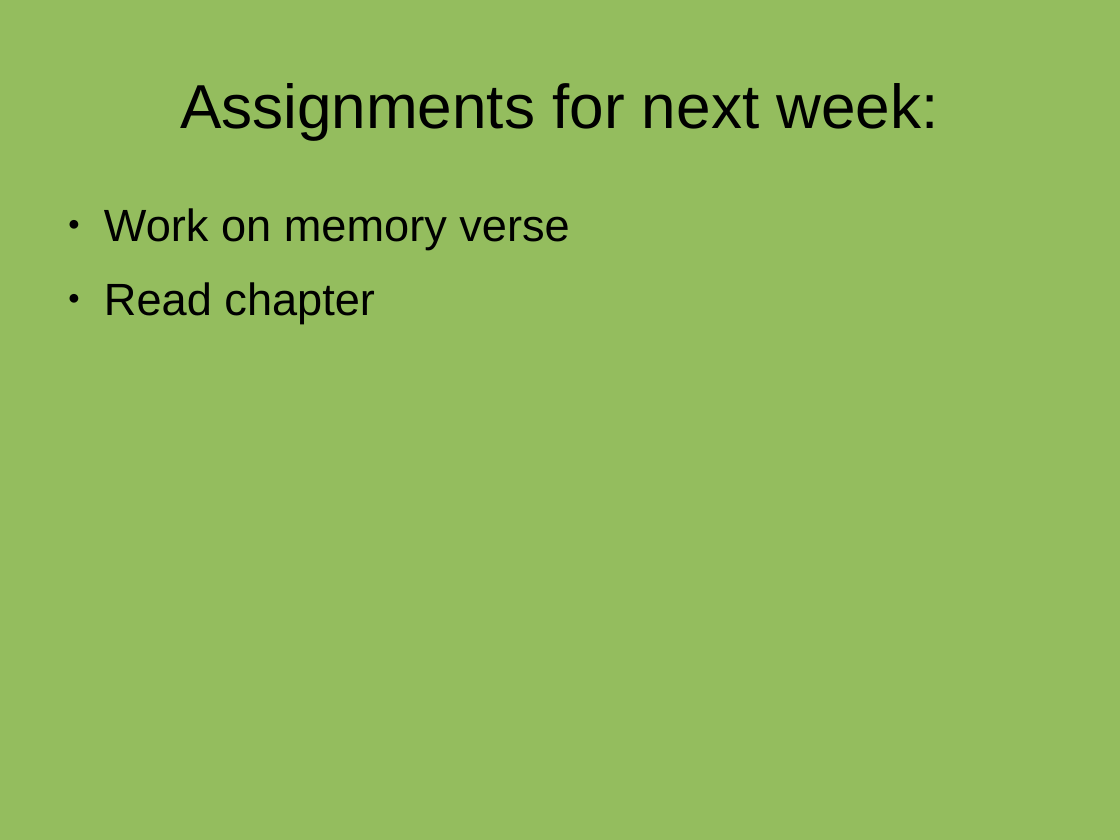
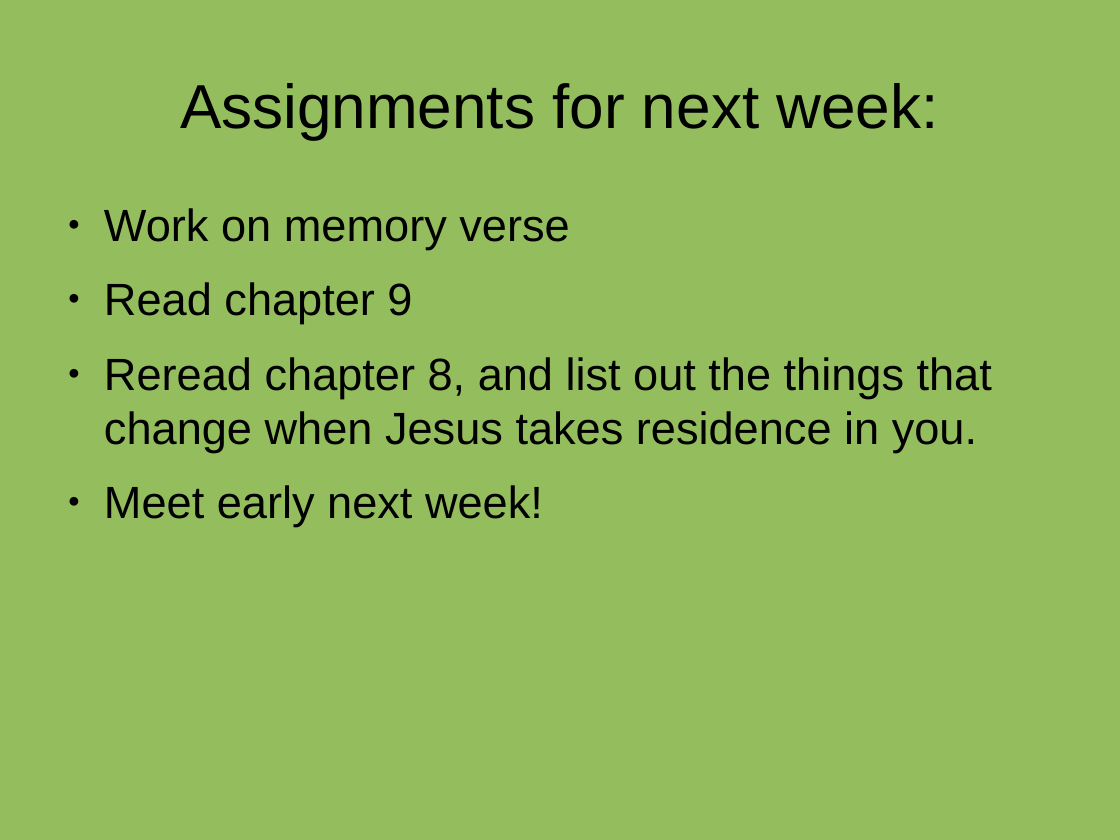
Before and after one commit to qrprat77/sunday_nite_class, a slide deck: slide 7 of presentations/chapter_7_8.odp (slide 6 before the commit). Drawn at 1120x840 pixels with LibreOffice and Linux fonts; fonts in the diff are those of the drawing. Boxes give left, top, right and bottom in pixels: in the first picture for what was removed or moved away, otherwise in the second. Text is boxed around its words. In the diff, an @@ line names an element or a change of style, - is before the commit and + after.

Commit message:
Lesson complete!  all presentations and questions are done for this week.

```diff
--- a/presentations/chapter_7_8.odp
+++ b/presentations/chapter_7_8.odp
@@ text at <box>104,282,992,527</box>: text changed @@
-● Read chapter
+● Read chapter 9
+● Reread chapter 8, and list out the things that change when Jesus takes residence in you.
+● Meet early next week!
```
Also in this commit, not shown: 2 other slides changed, 1 slide added, 1 other file.
